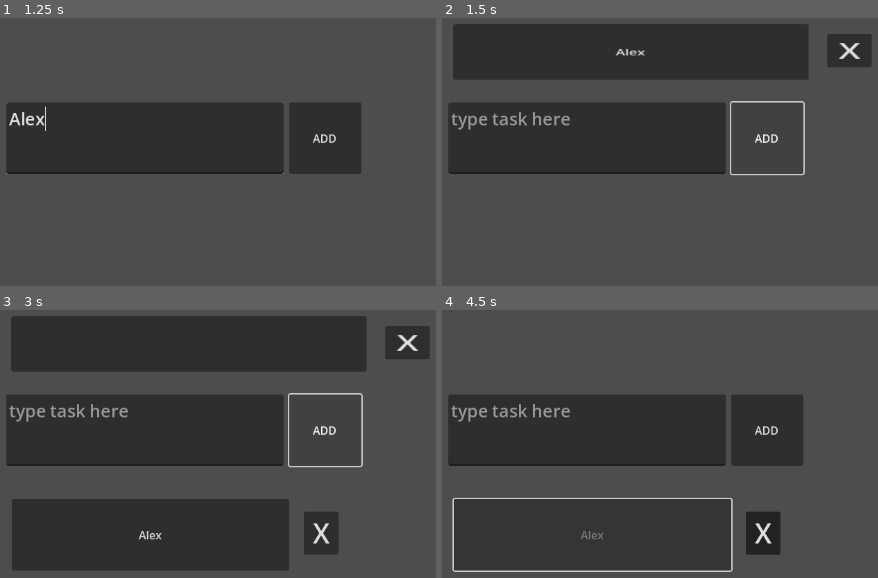
Above: before the commit, frames 1-4 (two rows, left to right).
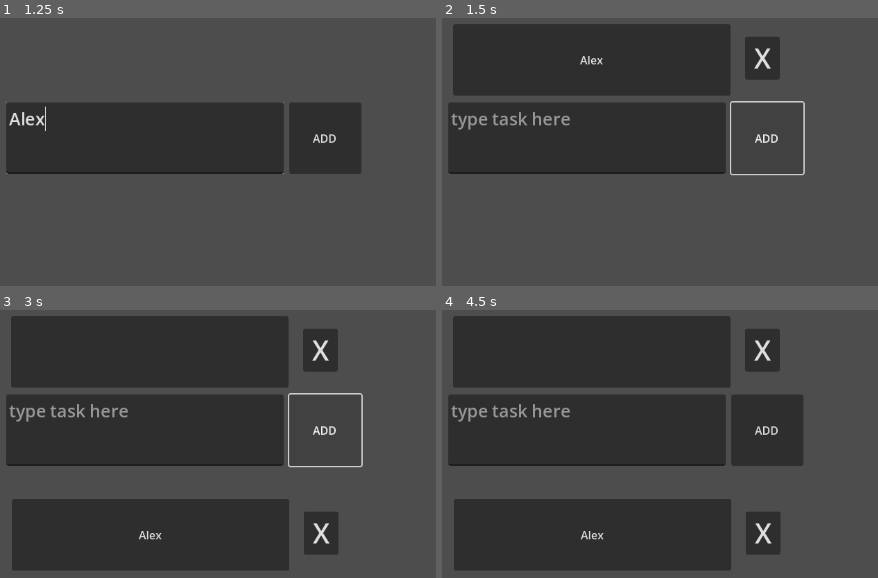
Above: after the commit, the same moments.

Repository: Mistake106/TaskList
Game: Godot game, scene res://main.tscn
The game is run twice, just before and just after one commit, with the same random seed, the same clock (stepped at 60 frames per second) and the same inputs.
Inputs (mouse positions are in pixels of both pictures, inside the frame that each line leads up to):
- Up to frame 1 (1.25 s): click (143, 138) at 0.52 s; type "Alex" at 0.6 s
- Up to frame 2 (1.5 s): click "ADD" at 1.25 s
- Up to frame 3 (3 s): click "Alex" at 2 s; click "ADD" at 2.75 s
- Up to frame 4 (4.5 s): click (629, 344) at 3.52 s; click (594, 535) at 4.27 s

Frame 1 is identical in both runs. In frame 2, 7.4% of the frame differs, in the area x 2-99%, y 2-29%; in frame 3, 7.2%; in frame 4, 19%, in the area x 2-78%, y 2-98%.

Commit message:
bool toggle
tasks can now be uncompleted, sending them back to the pending list

Diff:
--- /dev/null
+++ b/complete_task_list.gd
@@ -0,0 +1,11 @@
+extends Control
+
+func _process(delta: float) -> void:
+	sortTasks()
+
+func sortTasks():
+	for task in get_children():
+		if task.isComplete == false:
+			get_parent().unFinishTask(task)
+		else:
+			pass
--- a/main.gd
+++ b/main.gd
@@ -14,7 +14,10 @@
 	task.text = description
 	$TextEdit.text = ""
 
+func unFinishTask(p_task):
+	p_task.reparent($PendingTaskList)
+	p_task.global_position = $PendingTaskList.global_position
+
 func finishTask(c_task):
 	c_task.reparent($CompleteTaskList)
 	c_task.global_position = $CompleteTaskList.global_position
-	#$CompleteTaskList.add_child(c_task)
--- a/main.tscn
+++ b/main.tscn
@@ -1,7 +1,8 @@
-[gd_scene load_steps=3 format=3 uid="uid://658a8m0tv7co"]
+[gd_scene load_steps=4 format=3 uid="uid://658a8m0tv7co"]
 
 [ext_resource type="Script" uid="uid://6hha3rp0y06x" path="res://main.gd" id="1_hdtwm"]
 [ext_resource type="Script" uid="uid://dj6od4pgnjnit" path="res://pending_task_list.gd" id="2_0xm2m"]
+[ext_resource type="Script" uid="uid://sekjmi0k6llw" path="res://complete_task_list.gd" id="3_h2yge"]
 
 [node name="main" type="Node"]
 script = ExtResource("1_hdtwm")
@@ -29,7 +30,6 @@
 offset_top = 136.0
 offset_right = 379.0
 offset_bottom = 176.0
-scale = Vector2(1.28129, 0.778021)
 script = ExtResource("2_0xm2m")
 
 [node name="CompleteTaskList" type="Control" parent="."]
@@ -39,5 +39,6 @@
 offset_top = 400.0
 offset_right = 380.0
 offset_bottom = 440.0
+script = ExtResource("3_h2yge")
 
 [connection signal="pressed" from="AddTaskButton" to="." method="_on_add_task_button_pressed"]
--- a/task.gd
+++ b/task.gd
@@ -7,4 +7,4 @@
 
 
 func _on_pressed() -> void:
-	isComplete = true
+	isComplete = !isComplete
Not shown, added: complete_task_list.gd.uid
